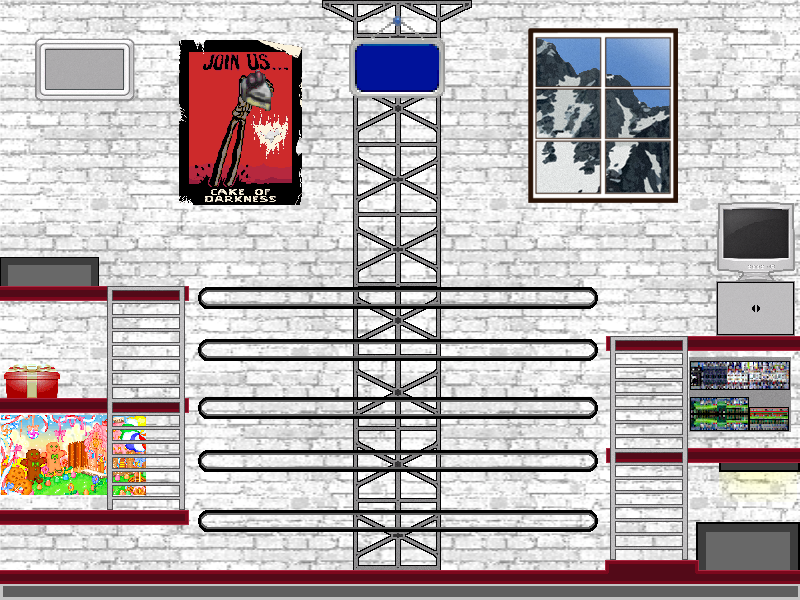
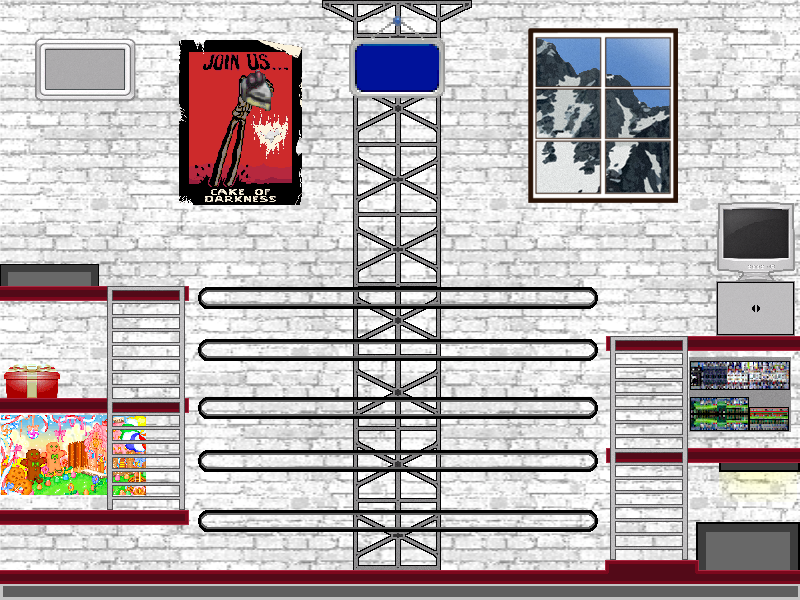
Two versions of the same layered image (800x600). Layer-by-layer changes:
painted on "orologio" over [117, 39, 136, 101]
painted on "oggetti" over [0, 257, 99, 272]
